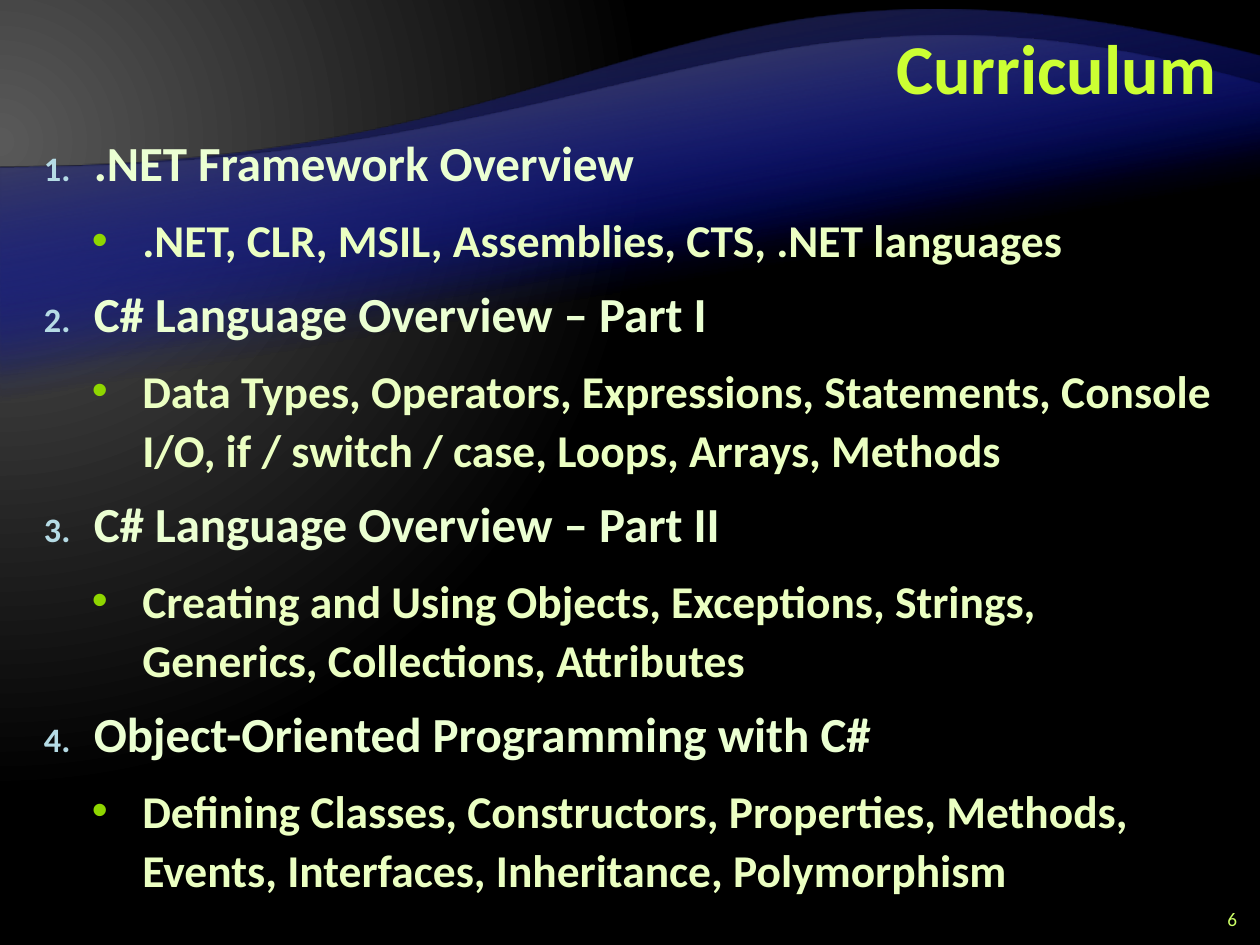
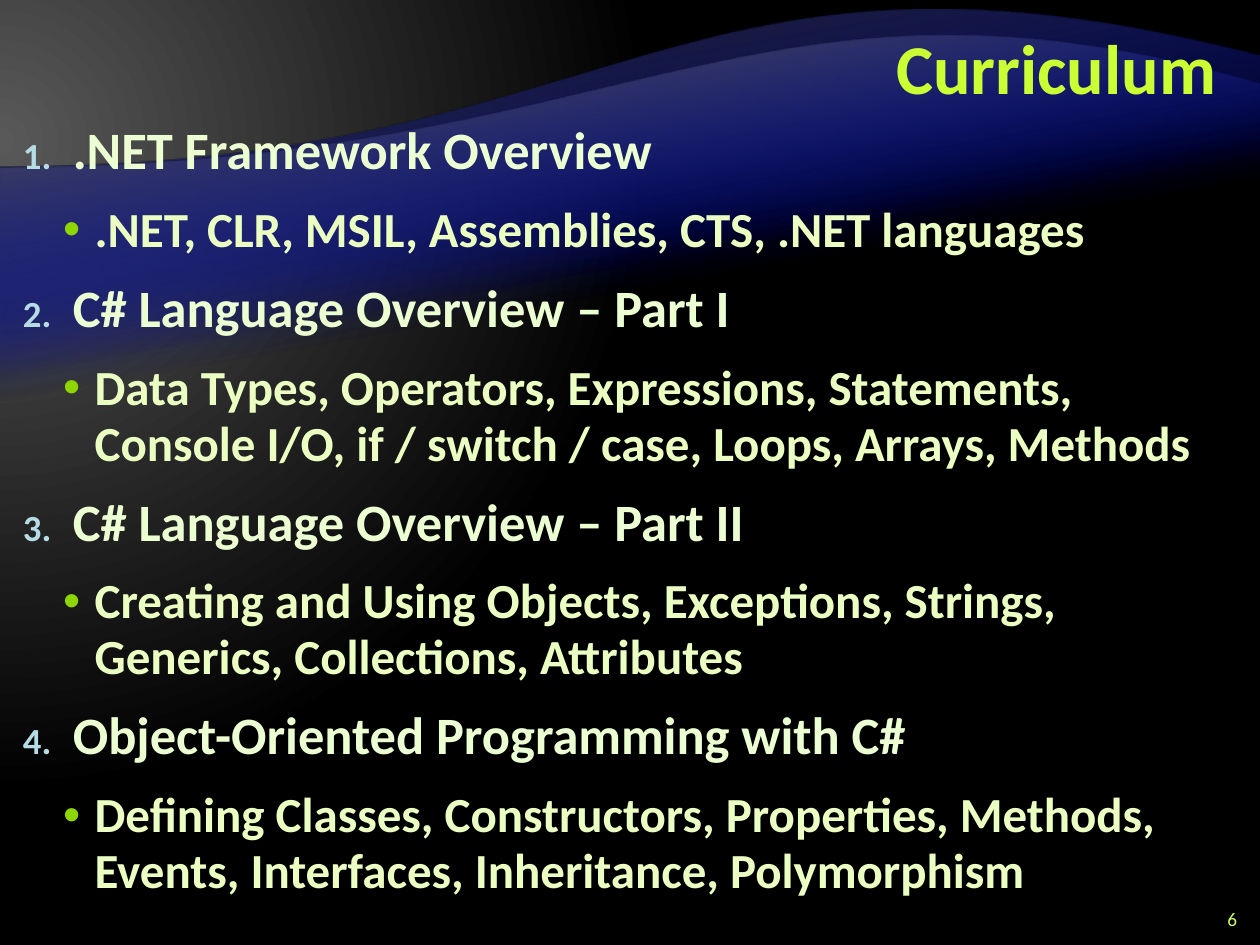
Before and after one commit to Graveheart/aspnetcourse, a slide deck: slide 6 of 2010/lectures/0. Course Introduction.pptx. Drawn at 1260x945 pixels with LibreOffice and Linux fonts; fonts in the diff are those of the drawing; background and template pictures are left out. Boxes give left, top, right and bottom in pixels: in the first picture for what was removed or moved away, otherwise in the second. Text is boxed around its words. In the diff, an @@ line names an element or a change of style, - is before the commit and + after.

Commit message:
added slides to the trainers section fixes to the formatting added Vesko and Shasho's pictures

```diff
--- a/2010/lectures/0. Course Introduction.pptx
+++ b/2010/lectures/0. Course Introduction.pptx
@@ text ".NET Framework Overview": place and size @@
-text ".NET Framework Overview" at box(94, 141, 1211, 894)
+text ".NET Framework Overview" at box(73, 126, 1190, 896)
@@ text ".NET Framework Overview" at box(73, 126, 1190, 896): size 28 to 30 pt in ".NET Framework Overview", "C# Language Overview – Part I", "C# Language Overview – Part II", "Object-Oriented Programming with C#"; size 26 to 28 pt in ".NET, CLR, MSIL, Assemblies, CTS, .NET languages", "Data Types, Operators, Expressions, Statements, Console I/O, ...", "Creating and Using Objects, Exceptions, Strings, Generics, ...", "Defining Classes, Constructors, Properties, Methods, Events, ..."; line spacing 34pt to 0.95; more space between paragraphs; indent changed @@
```
Also in this commit, not shown: 12 other slides changed, 6 slides added, 2 other files.
